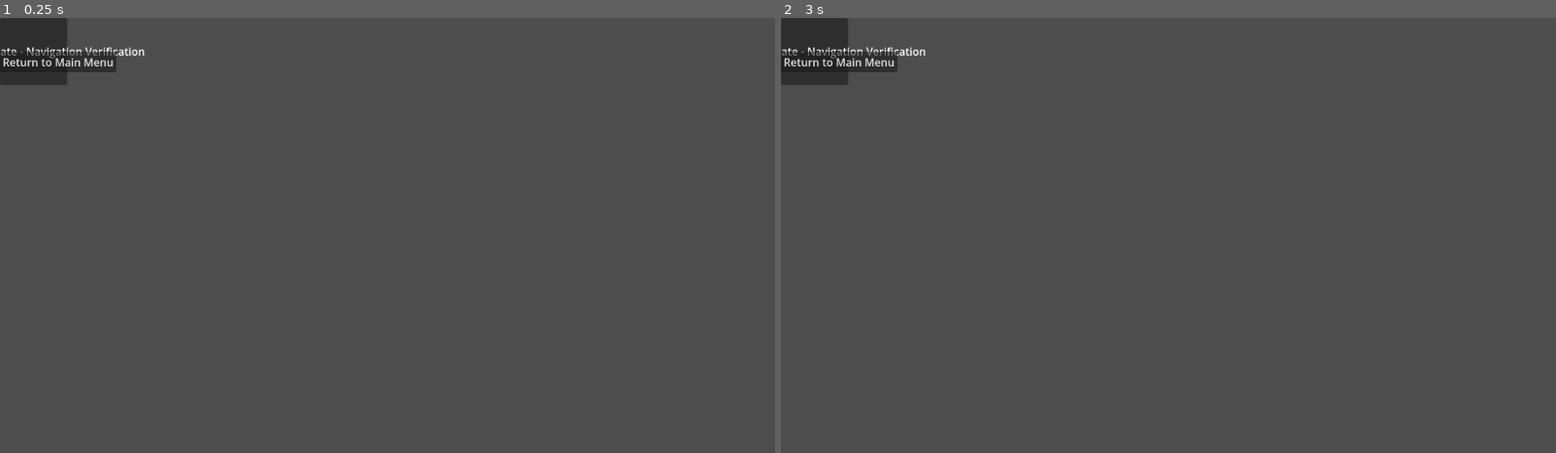
Above: before the commit, frames 1-2 (left to right).
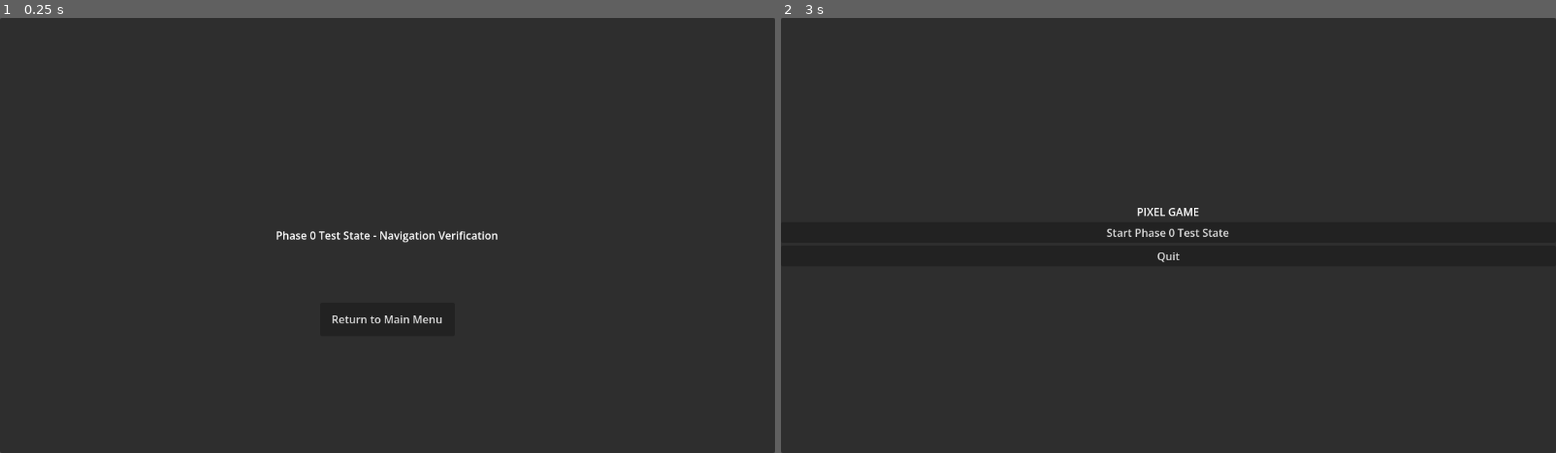
Above: after the commit, the same moments.

Repository: AdithyaRaj672/Pixel-Game
Game: Godot game, scene res://scenes/test_state.tscn
The game is run twice, just before and just after one commit, with the same random seed, the same clock (stepped at 60 frames per second) and the same inputs. This scene is started directly instead of the project's main scene.
Inputs (mouse positions are in pixels of both pictures, inside the frame that each line leads up to):
- Up to frame 1 (0.25 s): no input
- Up to frame 2 (3 s): click "Return to Main Menu" at 0.5 s; click (1168, 231) at 1.25 s, where only the run after the commit has a clickable "Start Phase 0 Test State"; hold Backspace (menu_back) from 2.78 s (still down)

The runs differ from the first frame. In frame 1, 98% of the frame differs, in the area x 0-100%, y 0-100%; in frame 2, 98%.

Commit message:
Complete Phase 0 navigation and menu setup

Diff:
--- a/project.godot
+++ b/project.godot
@@ -10,6 +10,7 @@
 
 [application]
 
+run/main_scene="res://scenes/menus/main_menu.tscn"
 config/features=PackedStringArray("4.7")
 
 [configuration]
@@ -20,7 +21,6 @@
 
 window/size/width=1280
 window/size/height=720
-run/main_scene="res://scenes/menus/main_menu.tscn"
 
 [input]
 
--- a/scenes/menus/main_menu.tscn
+++ b/scenes/menus/main_menu.tscn
@@ -1,35 +1,35 @@
-[gd_scene format=3]
+[gd_scene format=3 uid="uid://dt3eo3sdkg267"]
 
-[node name="BackgroundPanel" type="Panel" node_position="0,0"]
-anchors_preset=15
-offset_right=100.0
-offset_bottom=100.0
-anchors_delegate=11
-grow_horizontal=2
-grow_vertical=2
-theme_type_variation="PanelContainer"
-script="res://scripts/core/main_navigation.gd"
+[ext_resource type="Script" uid="uid://bndufwf55eqn7" path="res://scripts/core/main_navigation.gd" id="1_xqga4"]
 
-[node name="MenuVBox" type="VBoxContainer" parent="BackgroundPanel"]
-anchors_preset=15
-offset_right=100.0
-offset_bottom=100.0
-anchors_delegate=11
-grow_horizontal=2
-grow_vertical=2
-alignment=1
+[node name="BackgroundPanel" type="Panel" unique_id=561788953]
+anchors_preset = 15
+anchor_right = 1.0
+anchor_bottom = 1.0
+grow_horizontal = 2
+grow_vertical = 2
+theme_type_variation = &"PanelContainer"
+script = ExtResource("1_xqga4")
 
-[node name="TitleLabel" type="Label" parent="MenuVBox"]
-custom_minimum_size="300,80"
-text="PIXEL GAME"
-horizontal_alignment=1
-vertical_alignment=1
-uppercase=true
+[node name="MenuVBox" type="VBoxContainer" parent="." unique_id=1127038290]
+layout_mode = 0
+anchor_right = 1.0
+anchor_bottom = 1.0
+grow_horizontal = 2
+grow_vertical = 2
+alignment = 1
 
-[node name="StartButton" type="Button" parent="MenuVBox"]
-custom_minimum_size="200,50"
-text="Start Phase 0 Test State"
+[node name="TitleLabel" type="Label" parent="MenuVBox" unique_id=449915160]
+layout_mode = 2
+text = "PIXEL GAME"
+horizontal_alignment = 1
+vertical_alignment = 1
+uppercase = true
 
-[node name="QuitButton" type="Button" parent="MenuVBox"]
-custom_minimum_size="200,50"
-text="Quit"
+[node name="StartButton" type="Button" parent="MenuVBox" unique_id=957933645]
+layout_mode = 2
+text = "Start Phase 0 Test State"
+
+[node name="QuitButton" type="Button" parent="MenuVBox" unique_id=983722695]
+layout_mode = 2
+text = "Quit"
--- a/scenes/test_state.tscn
+++ b/scenes/test_state.tscn
@@ -1,28 +1,36 @@
-[gd_scene format=3]
+[gd_scene format=3 uid="uid://x1txkp40qlk5"]
 
-[node name="TestStateContainer" type="Panel" node_position="0,0"]
-script="res://scripts/core/test_state_navigation.gd"
-anchors_preset=15
-offset_right=100.0
-offset_bottom=100.0
-anchors_delegate=11
-grow_horizontal=2
-grow_vertical=2
-theme_type_variation="PanelContainer"
+[ext_resource type="Script" uid="uid://c0787im6vf02a" path="res://scripts/core/test_state_navigation.gd" id="1_gjqor"]
 
-[node name="TestLabel" type="Label" parent="TestStateContainer"]
-anchors_preset=15
-offset_right=100.0
-offset_bottom=100.0
-anchors_delegate=11
-grow_horizontal=2
-grow_vertical=2
-text="Phase 0 Test State - Navigation Verification"
-horizontal_alignment=1
-vertical_alignment=1
+[node name="TestStateContainer" type="Panel" unique_id=890462772]
+anchors_preset = 15
+anchor_right = 1.0
+anchor_bottom = 1.0
+grow_horizontal = 2
+grow_vertical = 2
+theme_type_variation = &"PanelContainer"
+script = ExtResource("1_gjqor")
 
-[node name="ReturnButton" type="Button" parent="TestStateContainer"]
-custom_minimum_size="200,50"
-offset_top=50.0
-offset_bottom=50.0
-text="Return to Main Menu"
+[node name="TestLabel" type="Label" parent="." unique_id=1124375368]
+layout_mode = 0
+anchor_right = 1.0
+anchor_bottom = 1.0
+grow_horizontal = 2
+grow_vertical = 2
+text = "Phase 0 Test State - Navigation Verification"
+horizontal_alignment = 1
+vertical_alignment = 1
+
+[node name="ReturnButton" type="Button" parent="." unique_id=1081397293]
+layout_mode = 0
+anchor_left = 0.5
+anchor_top = 0.5
+anchor_right = 0.5
+anchor_bottom = 0.5
+offset_left = -100.0
+offset_top = 100.0
+offset_right = 100.0
+offset_bottom = 150.0
+grow_horizontal = 2
+grow_vertical = 2
+text = "Return to Main Menu"
--- a/scripts/core/main_navigation.gd
+++ b/scripts/core/main_navigation.gd
@@ -4,9 +4,11 @@
 # No global GameManager needed - just navigation
 
 func _ready() -> void:
+    print("MAIN NAVIGATION READY")
+
     # Connect button signals
-    var start_button = $BackgroundPanel/MenuVBox/StartButton
-    var quit_button = $BackgroundPanel/MenuVBox/QuitButton
+    var start_button = $MenuVBox/StartButton
+    var quit_button = $MenuVBox/QuitButton
 
     start_button.pressed.connect(_on_start_button_pressed)
     quit_button.pressed.connect(_on_quit_button_pressed)
--- a/scripts/core/test_state_navigation.gd
+++ b/scripts/core/test_state_navigation.gd
@@ -4,16 +4,16 @@
 # Handles returning to main menu from test state
 
 func _ready() -> void:
-    # Connect ReturnButton signal
-    var return_button = $TestStateContainer/ReturnButton
-    return_button.pressed.connect(_on_return_button_pressed)
+# Connect ReturnButton signal
+	var return_button = $ReturnButton
+	return_button.pressed.connect(_on_return_button_pressed)
 
 func _on_return_button_pressed() -> void:
-    # Transition back to main menu
-    get_tree().change_scene_to_file("res://scenes/menus/main_menu.tscn")
+	# Transition back to main menu
+	get_tree().change_scene_to_file("res://scenes/menus/main_menu.tscn")
 
 func _input(event: InputEvent) -> void:
-    # Handle menu input actions
-    if event.is_action_pressed("menu_back"):
-        # Return to main menu when back button is pressed
-        get_tree().change_scene_to_file("res://scenes/menus/main_menu.tscn")
+	# Handle menu input actions
+	if event.is_action_pressed("menu_back") or event.is_action_pressed("menu_confirm"):
+		# Return to main menu when back button is pressed
+		get_tree().change_scene_to_file("res://scenes/menus/main_menu.tscn")
